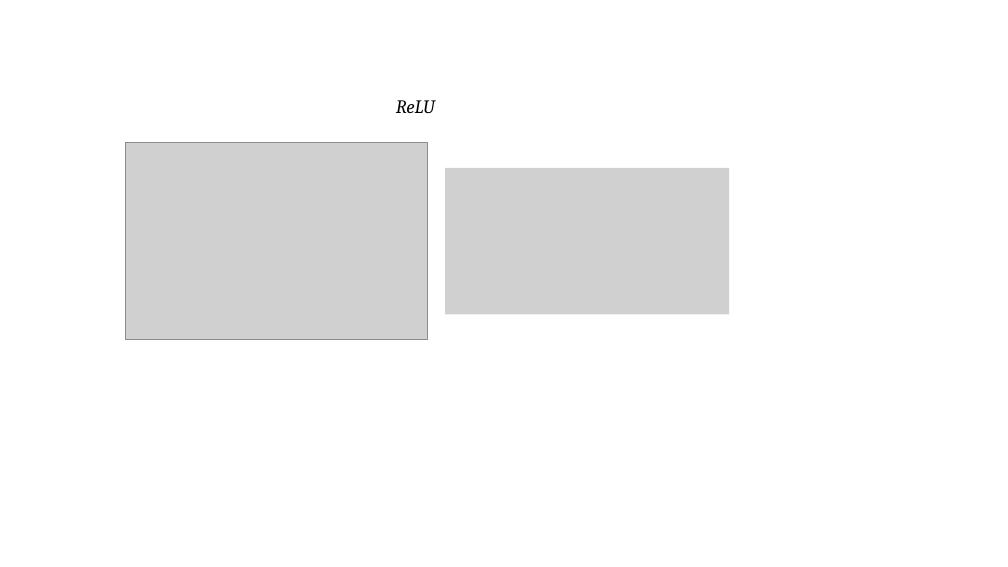
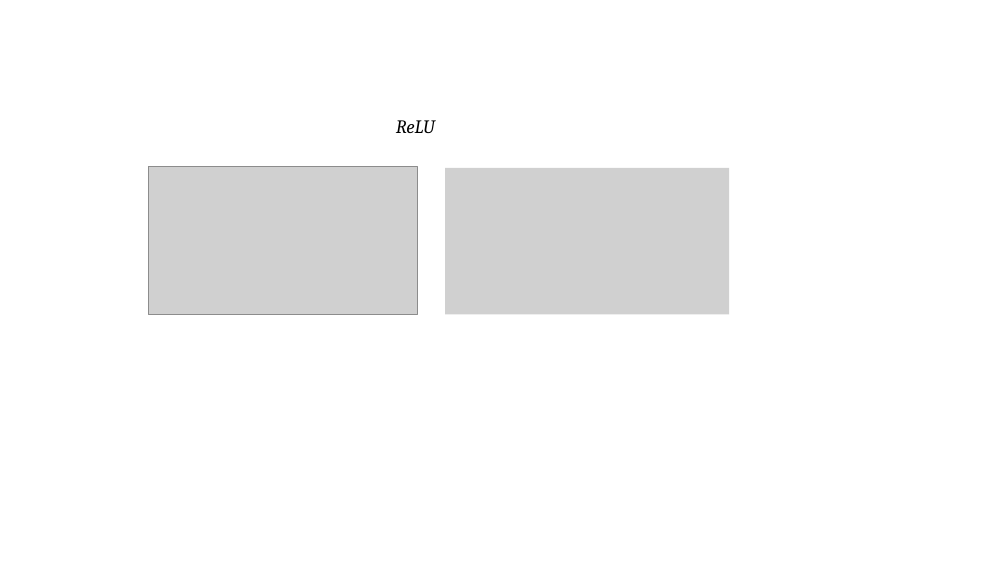
Before and after one commit to AnDeoukKyi/tistory, a slide deck: slide 6 of ml/ML.pptx. Drawn at 1008x567 pixels with LibreOffice and Linux fonts; fonts in the diff are those of the drawing; grey boxes stand for pictures. Boxes give left, top, right and bottom in pixels: in the first picture for what was removed or moved away, otherwise in the second. Text is boxed around its words. In the diff, an @@ line names an element or a change of style, - is before the commit and + after.

```diff
--- a/ml/ML.pptx
+++ b/ml/ML.pptx
@@ text "ReLU": place and size @@
-text "ReLU" at (396,100,435,113)
+text "ReLU" at (396,120,435,133)
@@ picture: place and size @@
-picture at (126,143,427,340)
+picture at (148,167,417,315)
```
Also in this commit, not shown: 5 other slides changed, 12 slides added, 1 slide removed, 33 other files.
